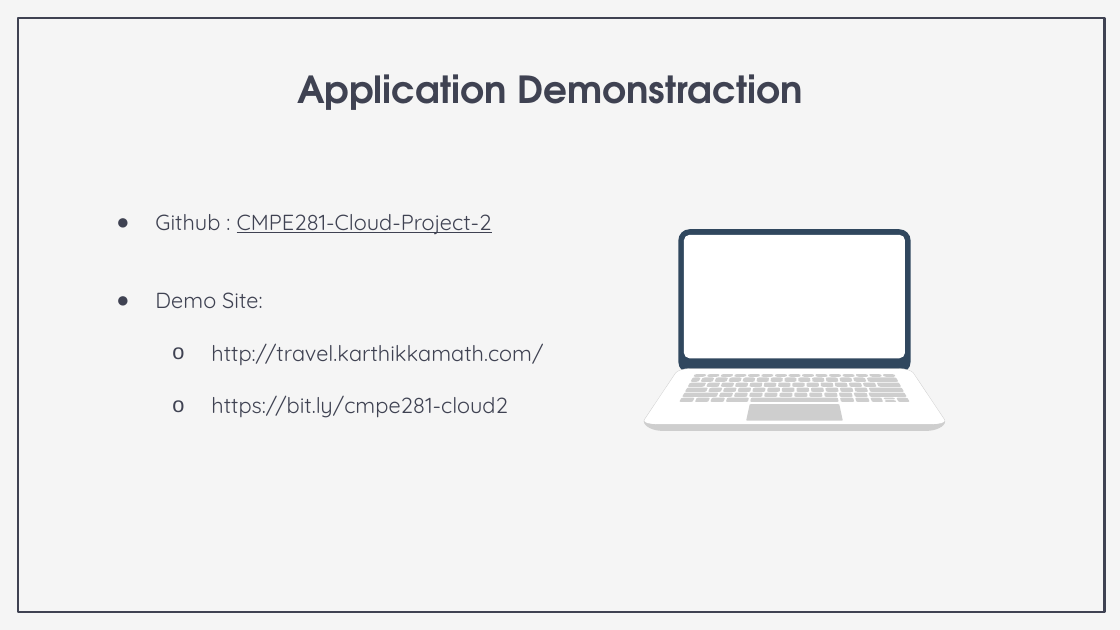
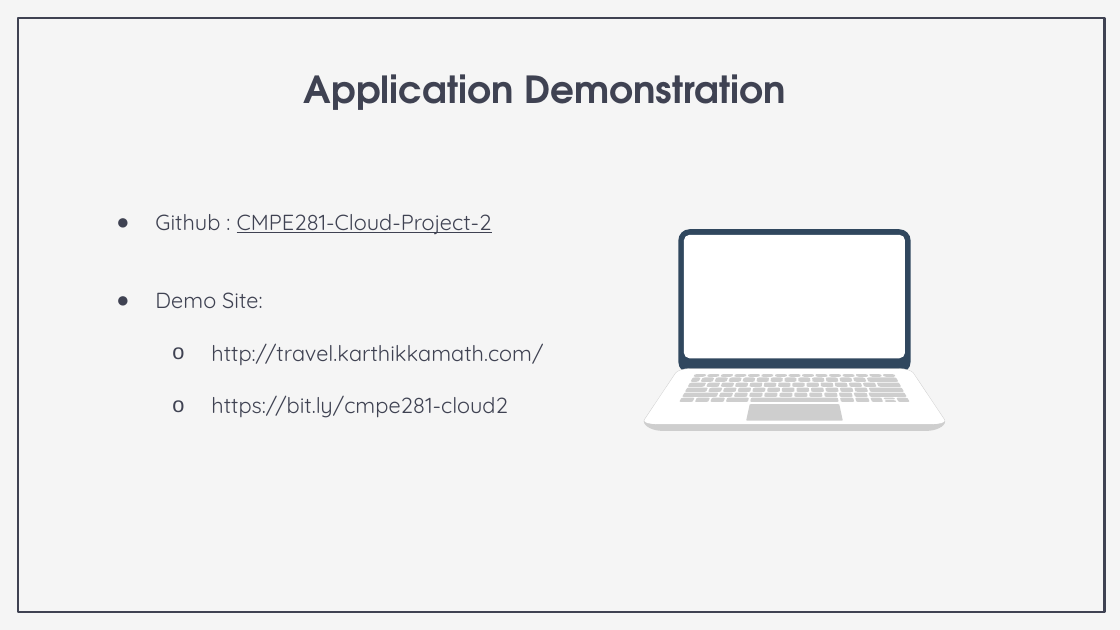
Before and after one commit to Harshil-V/CMPE281-Cloud-Project-2, a slide deck: slide 9 of CMPE281-Cloud-Project2.pptx (slide 8 before the commit). Drawn at 1120x630 pixels with LibreOffice and Linux fonts; fonts in the diff are those of the drawing. Boxes give left, top, right and bottom in pixels: in the first picture for what was removed or moved away, otherwise in the second. Text is boxed around its words. In the diff, an @@ line names an element or a change of style, - is before the commit and + after.

```diff
--- a/CMPE281-Cloud-Project2.pptx
+++ b/CMPE281-Cloud-Project2.pptx
@@ title at (x1=304, y1=74, x2=786, y2=110): text changed @@
-Application Demonstraction
+Application Demonstration
```
Also in this commit, not shown: 4 other slides changed, 1 slide added, 2 other files.
